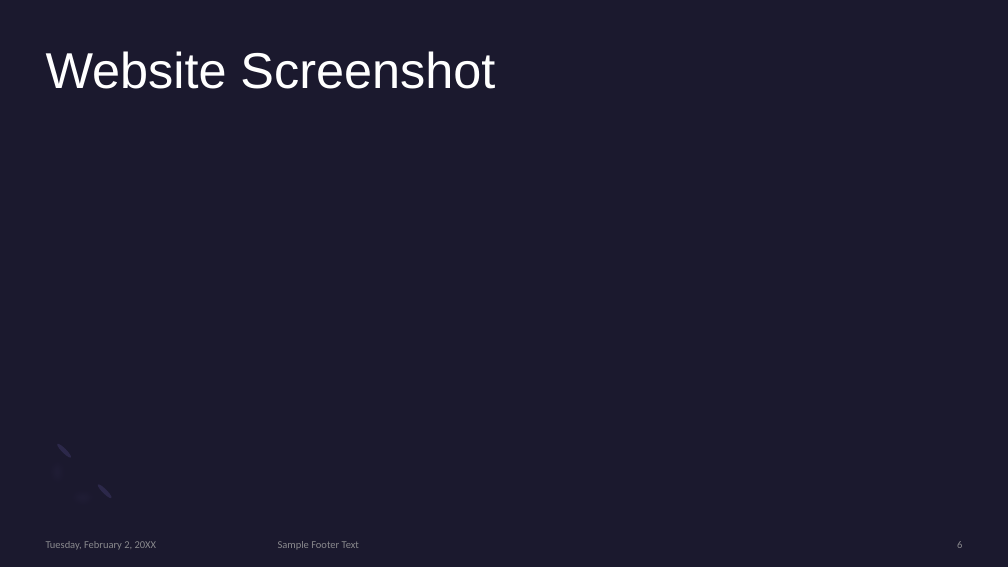
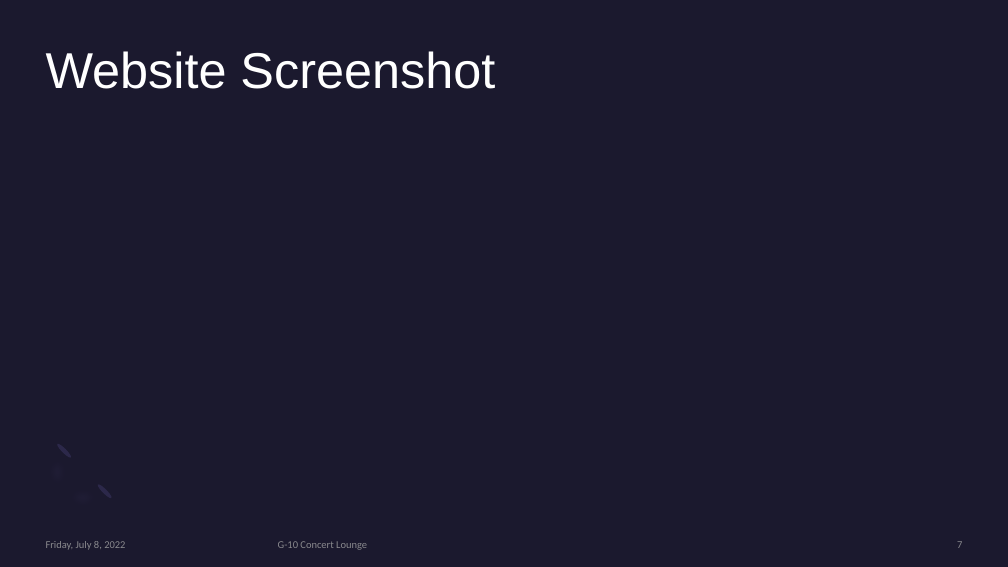
Before and after one commit to huntersteffner/Concert-Finder, a slide deck: slide 7 of Presentation/G-10 Presentation.pptx (slide 6 before the commit). Drawn at 1008x567 pixels with LibreOffice and Linux fonts; fonts in the diff are those of the drawing. Boxes give left, top, right and bottom in pixels: in the first picture for what was removed or moved away, otherwise in the second. Text is boxed around its words. In the diff, an @@ line names an element or a change of style, - is before the commit and + after.

```diff
--- a/Presentation/G-10 Presentation.pptx
+++ b/Presentation/G-10 Presentation.pptx
@@ text at <box>46,541,125,550</box>: text changed @@
-Tuesday, February 2, 20XX
+Friday, July 8, 2022
@@ text at <box>278,541,367,550</box>: text changed @@
-Sample Footer Text
+G-10 Concert Lounge
@@ page number at <box>957,541,962,548</box>: text changed @@
-6
+7
```
Also in this commit, not shown: 9 other slides changed, 2 slides added, 2 slides removed, 2 other files.
